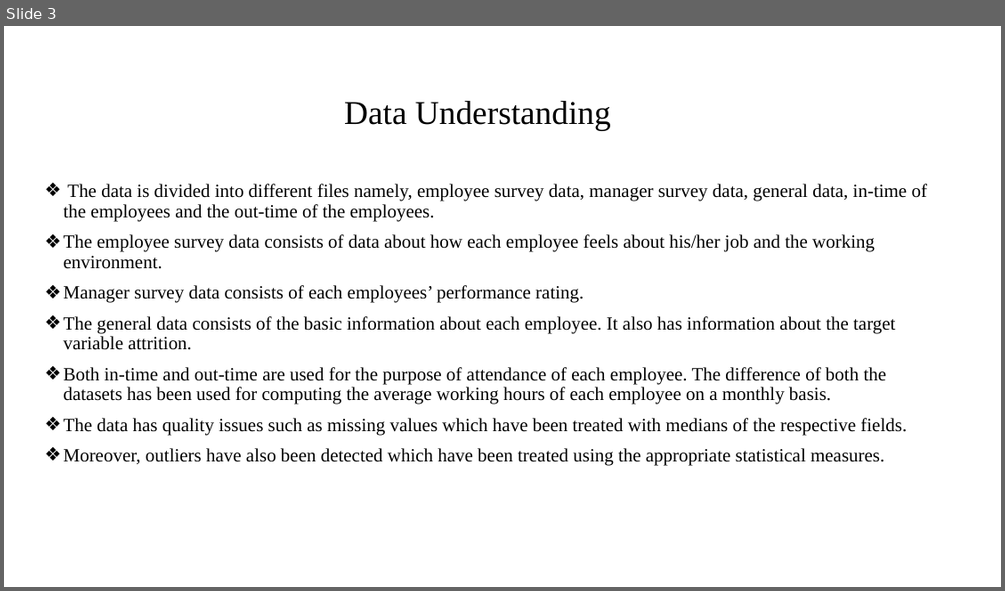
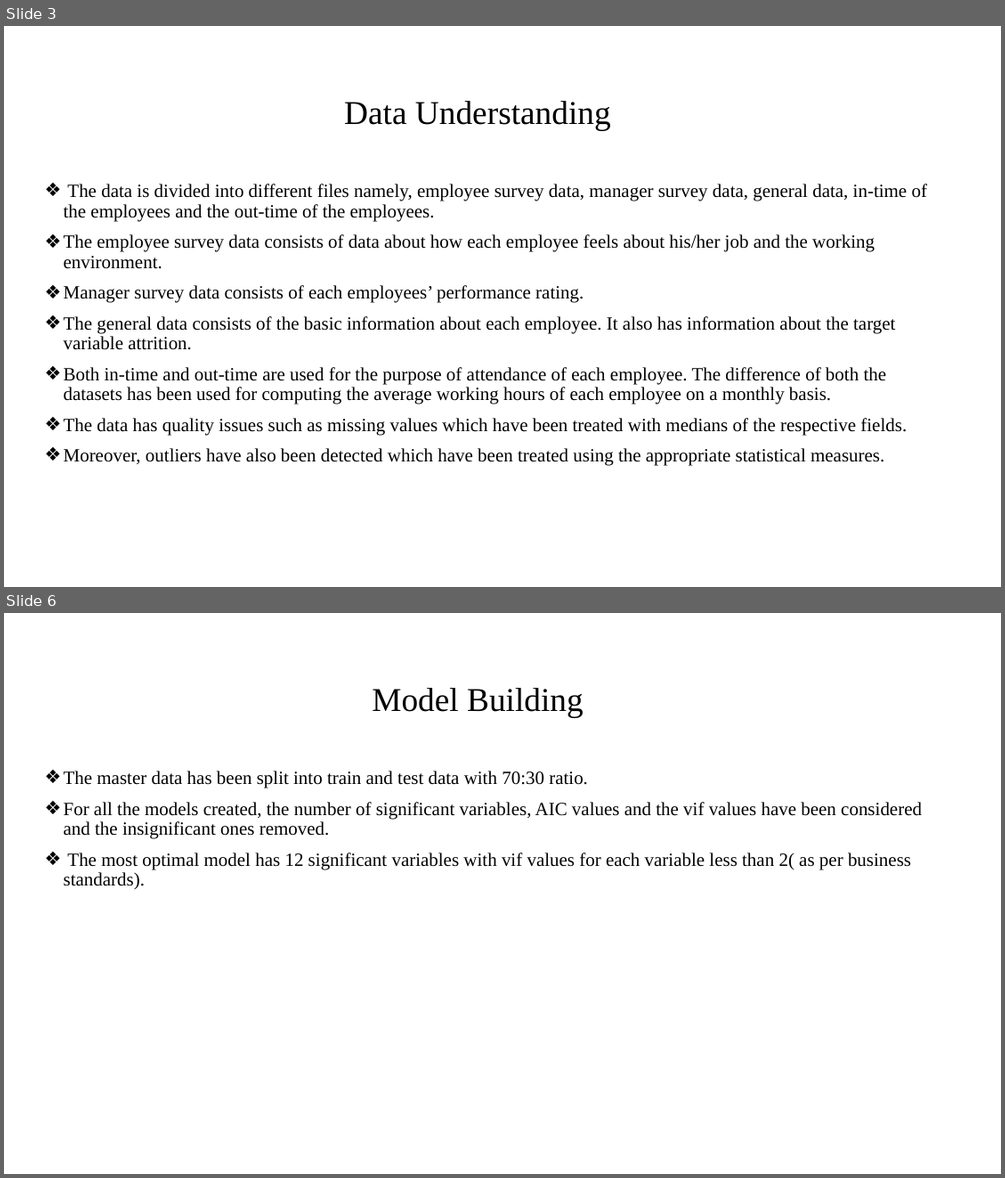
Before and after one commit to gaurav007x/HR-Analytics, a slide deck: HR Analytics Presentation.pptx. Shown one above the other, each under a label of ours: slide 3 before the commit, slides 3 and 6 after it; the slides between them are not shown. The pictures are 1005x591 and 1005x1178 pixels, drawn with LibreOffice and Linux fonts; fonts in the diff are those of the drawing; background and template pictures are left out. Boxes give left, top, right and bottom in pixels: in the first picture for what was removed or moved away, otherwise in the second. Text is boxed around its words. In the diff, an @@ line names an element or a change of style, - is before the commit and + after.

```diff
--- a/HR Analytics Presentation.pptx
+++ b/HR Analytics Presentation.pptx
@@ slide 6 added at [4, 613, 1001, 1174], background #FFFFFF @@
@@ title added at [372, 688, 583, 717], 32 pt, text #000000 @@
+Model Building
@@ text added at [64, 771, 922, 890], 18 pt, text #000000 @@
+❖ The master data has been split into train and test data with 70:30 ratio.
+❖ For all the models created, the number of significant variables, AIC values and the vif values have been considered and the insignificant ones removed.
+❖ The most optimal model has 12 significant variables with vif values for each variable less than 2( as per business standards).
```
Also in this commit, not shown: 4 slides changed, 3 other slides added, 4 slides removed, 1 other file.
